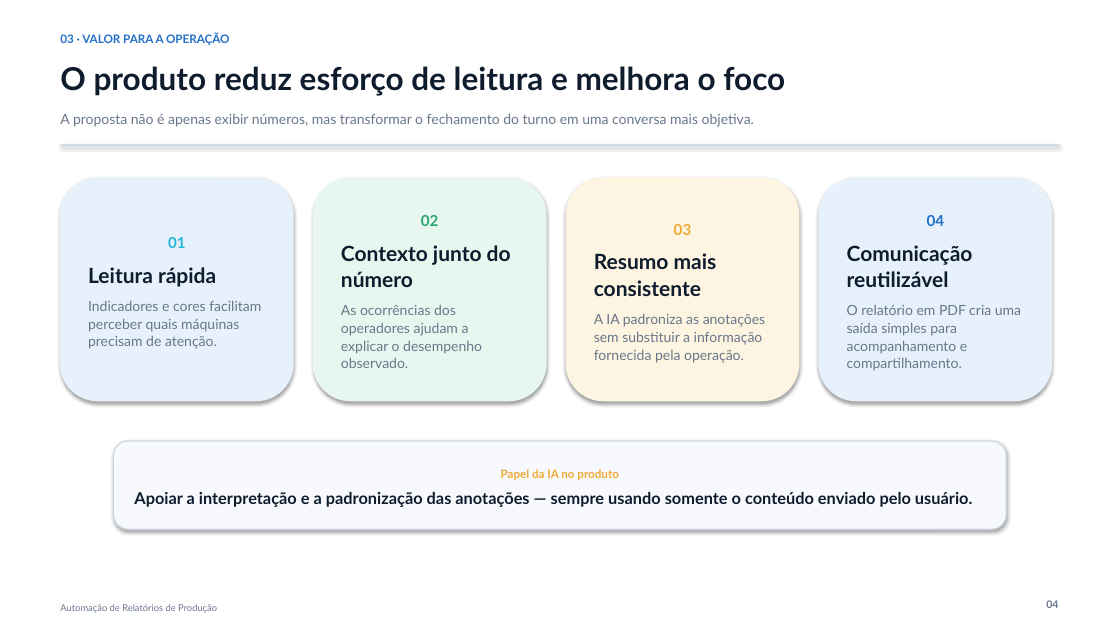
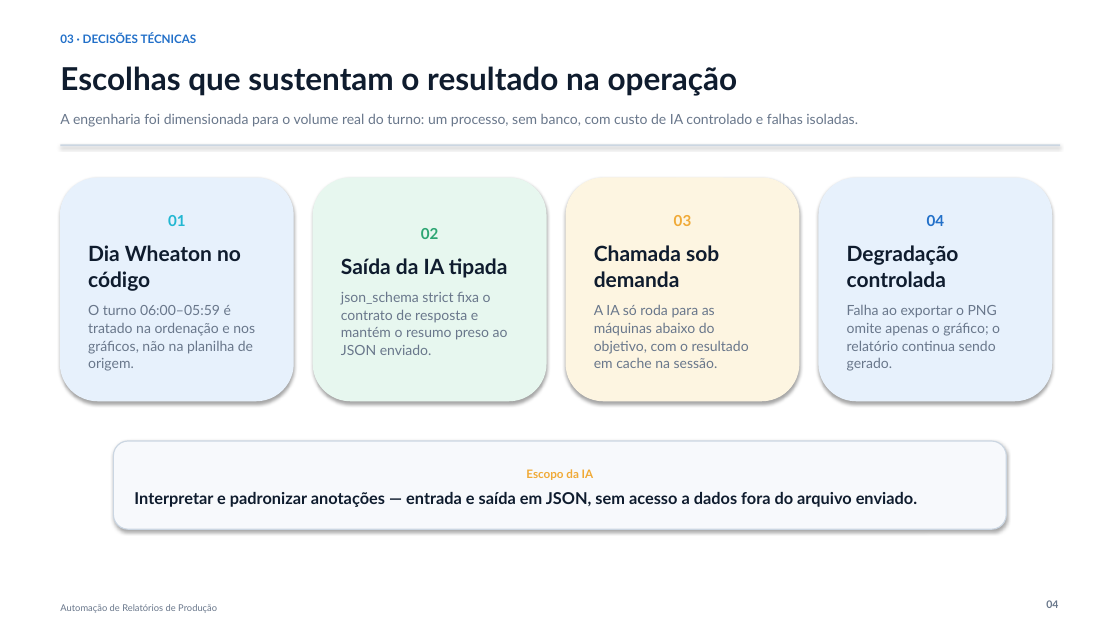
Before and after one commit to lucasz-g/aut-producao-wheaton, a slide deck: slide 4 of docs/visao-geral-app-atual.pptx. Drawn at 1120x630 pixels with LibreOffice and Linux fonts; fonts in the diff are those of the drawing. Boxes give left, top, right and bottom in pixels: in the first picture for what was removed or moved away, otherwise in the second. Text is boxed around its words. In the diff, an @@ line names an element or a change of style, - is before the commit and + after.

Commit message:
Gráficos de desvios na aplicação e no relatório

```diff
--- a/docs/visao-geral-app-atual.pptx
+++ b/docs/visao-geral-app-atual.pptx
@@ text at box(60, 33, 197, 43): text changed @@
-03 · VALOR PARA A OPERAÇÃO
+03 · DECISÕES TÉCNICAS
@@ text at box(60, 66, 738, 96): text changed @@
-O produto reduz esforço de leitura e melhora o foco
+Escolhas que sustentam o resultado na operação
@@ text at box(60, 113, 858, 127): text changed @@
-A proposta não é apenas exibir números, mas transformar o fechamento do turno em uma conversa mais objetiva.
+A engenharia foi dimensionada para o volume real do turno: um processo, sem banco, com custo de IA controlado e falhas isoladas.
@@ text in rounded rectangle at box(88, 245, 255, 371): text changed @@
-Leitura rápida
-Indicadores e cores facilitam perceber quais máquinas precisam de atenção.
+Dia Wheaton no código
+O turno 06:00–05:59 é tratado na ordenação e nos gráficos, não na planilha de origem.
@@ text in rounded rectangle at box(341, 258, 508, 355): text changed @@
-Contexto junto do número
-As ocorrências dos operadores ajudam a explicar o desempenho observado.
+Saída da IA tipada
+json_schema strict fixa o contrato de resposta e mantém o resumo preso ao JSON enviado.
@@ text in rounded rectangle at box(594, 245, 749, 368): text changed @@
-Resumo mais consistente
-A IA padroniza as anotações sem substituir a informação fornecida pela operação.
+Chamada sob demanda
+A IA só roda para as máquinas abaixo do objetivo, com o resultado em cache na sessão.
@@ text in rounded rectangle at box(847, 245, 1000, 371): text changed @@
-Comunicação reutilizável
-O relatório em PDF cria uma saída simples para acompanhamento e compartilhamento.
+Degradação controlada
+Falha ao exportar o PNG omite apenas o gráfico; o relatório continua sendo gerado.
@@ text in rounded rectangle at box(134, 469, 917, 507): text changed @@
-Papel da IA no produto
-Apoiar a interpretação e a padronização das anotações — sempre usando somente o conteúdo enviado pelo usuário.
+Escopo da IA
+Interpretar e padronizar anotações — entrada e saída em JSON, sem acesso a dados fora do arquivo enviado.
```
Also in this commit, not shown: 4 other slides changed, 7 other files.
